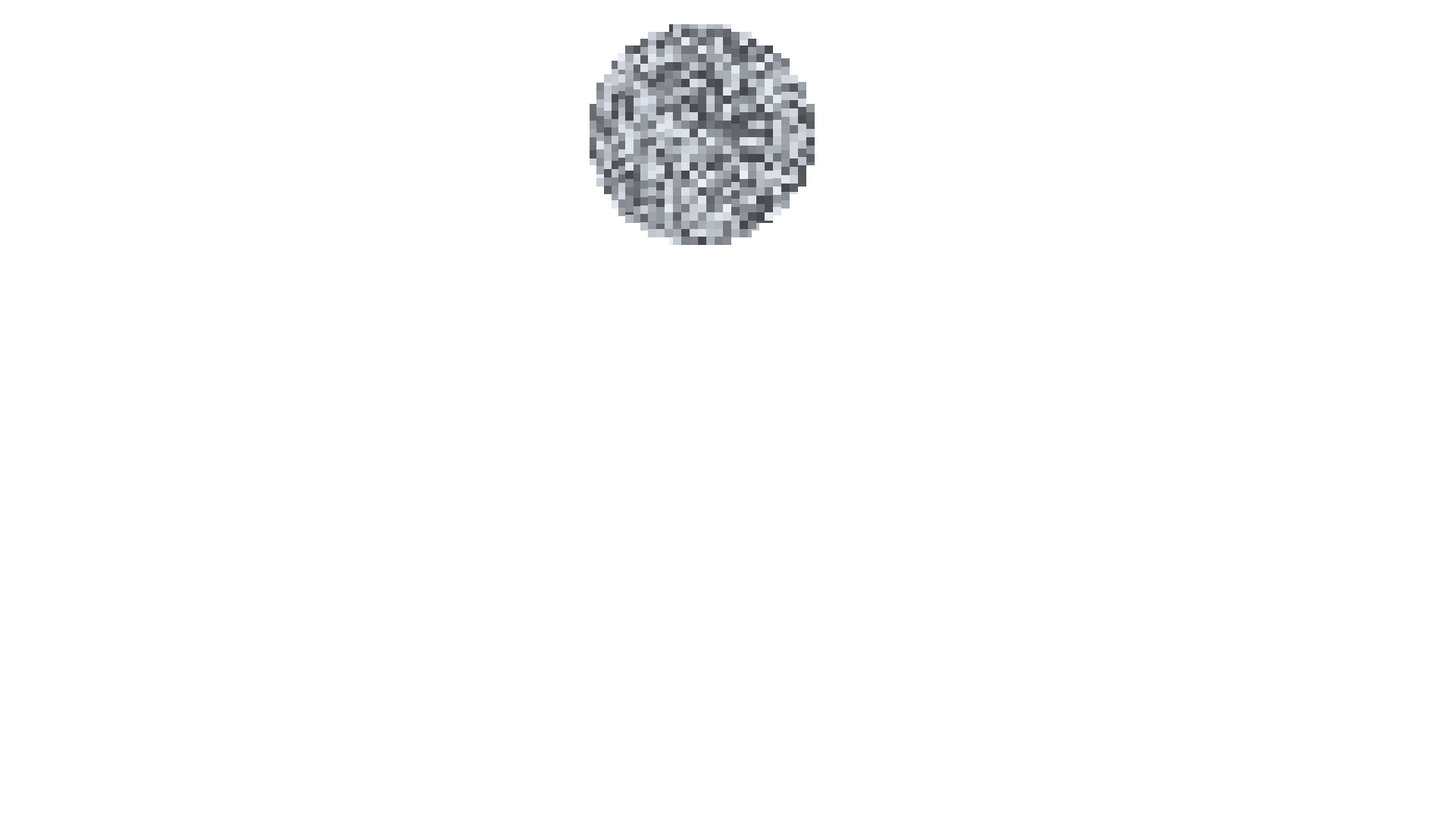
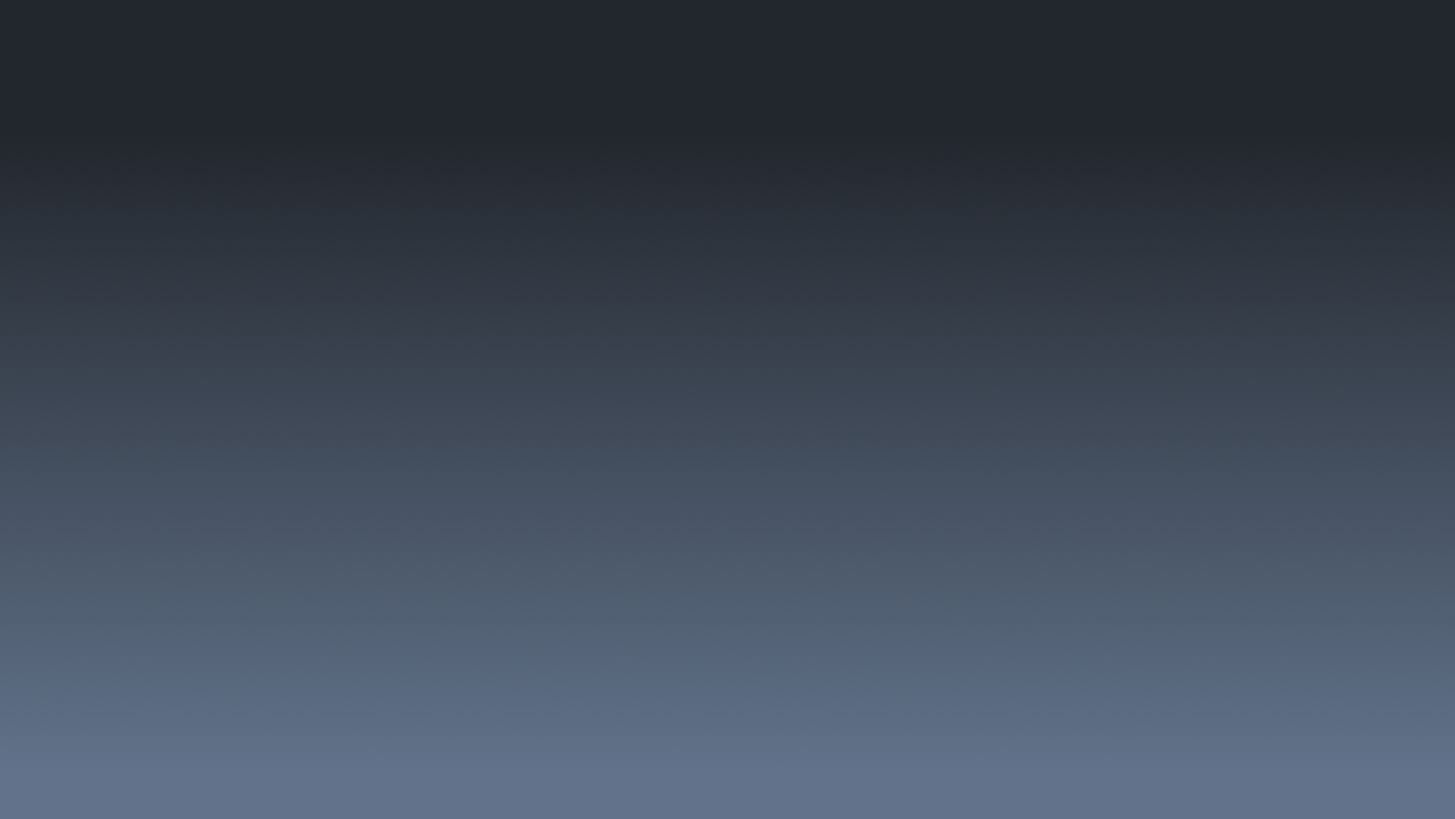
The second 1455×819 image is a revision of the first. Changes to its layers:
hid "The moon" over (588, 24, 815, 245)
showed "Tło", painted on it over (0, 0, 1455, 819)
